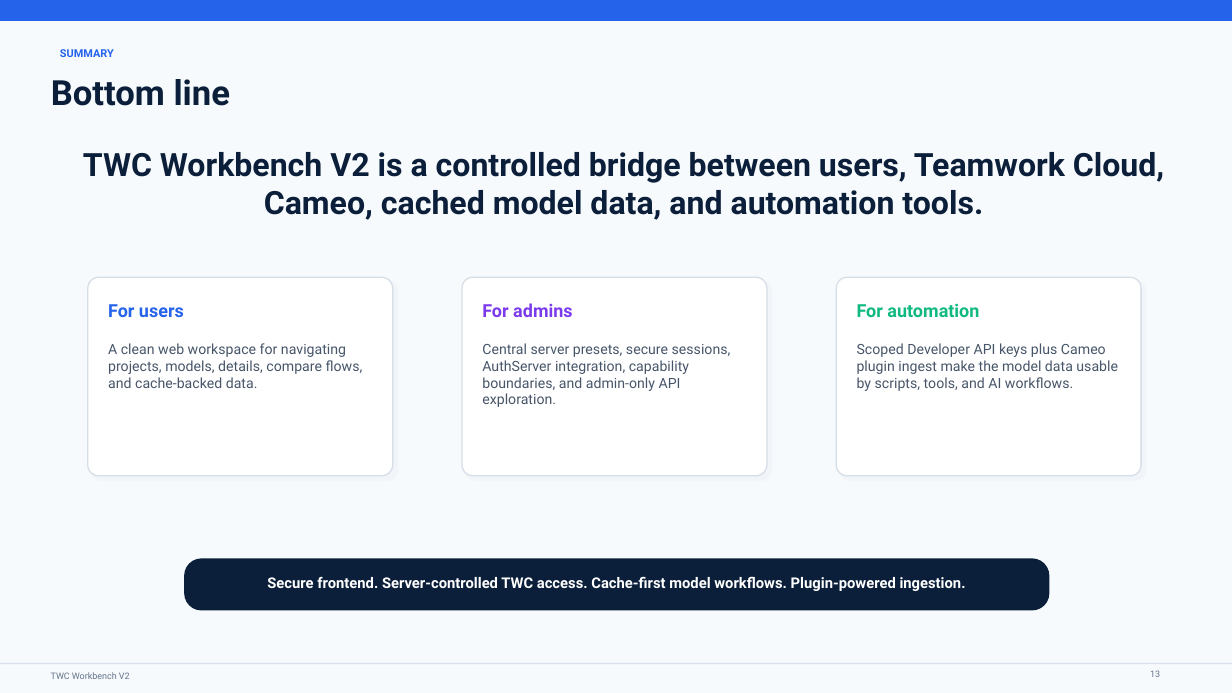
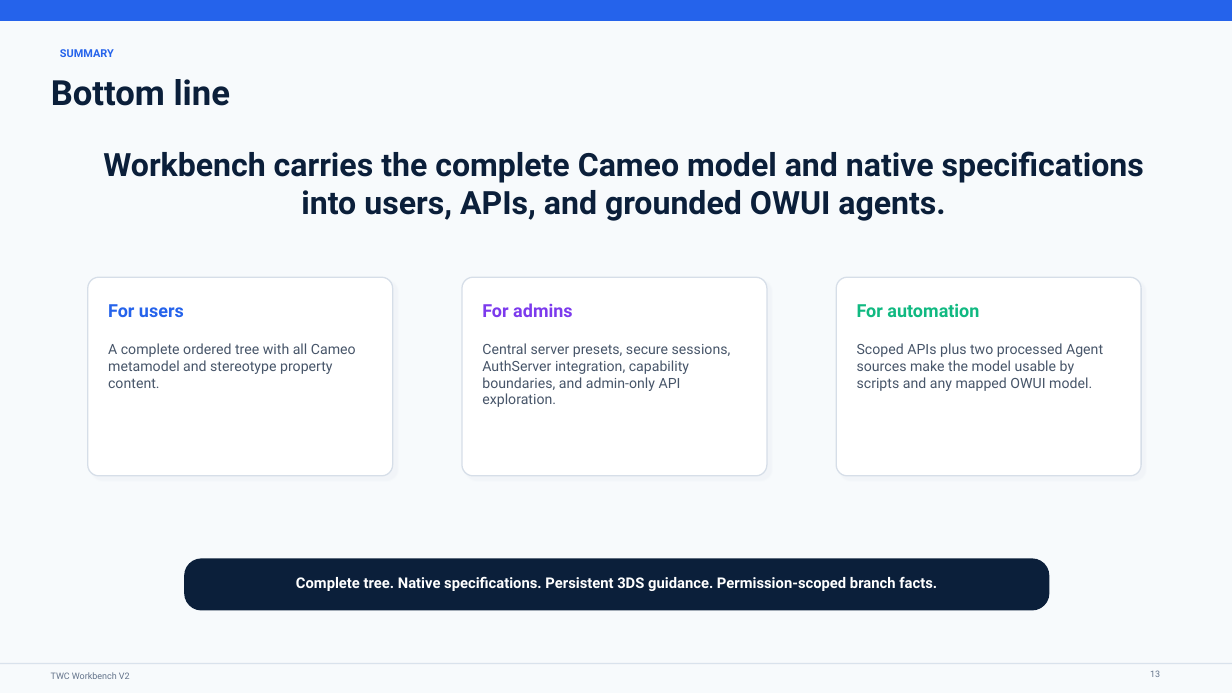
Before and after one commit to lordbeef2-sketch/2024x_WorkbenchV2, a slide deck: slide 13 of Presentation/TWC_WorkbenchV2_How_It_Works.pptx. Drawn at 1232x693 pixels with LibreOffice and Linux fonts; fonts in the diff are those of the drawing. Boxes give left, top, right and bottom in pixels: in the first picture for what was removed or moved away, otherwise in the second. Text is boxed around its words. In the diff, an @@ line names an element or a change of style, - is before the commit and + after.

Commit message:
Add native Cameo specs and grounded Workbench agent

```diff
--- a/Presentation/TWC_WorkbenchV2_How_It_Works.pptx
+++ b/Presentation/TWC_WorkbenchV2_How_It_Works.pptx
@@ text at box(103, 151, 1144, 221): text changed @@
-TWC Workbench V2 is a controlled bridge between users, Teamwork Cloud, Cameo, cached model data, and automation tools.
+Workbench carries the complete Cameo model and native specifications into users, APIs, and grounded OWUI agents.
@@ text at box(108, 343, 356, 388): text changed @@
-A clean web workspace for navigating projects, models, details, compare flows, and cache-backed data.
+A complete ordered tree with all Cameo metamodel and stereotype property content.
@@ text at box(857, 343, 1103, 391): text changed @@
-Scoped Developer API keys plus Cameo plugin ingest make the model data usable by scripts, tools, and AI workflows.
+Scoped APIs plus two processed Agent sources make the model usable by scripts and any mapped OWUI model.
@@ text at box(296, 576, 937, 591): text changed @@
-Secure frontend. Server-controlled TWC access. Cache-first model workflows. Plugin-powered ingestion.
+Complete tree. Native specifications. Persistent 3DS guidance. Permission-scoped branch facts.
```
Also in this commit, not shown: 6 other slides changed, 18 other files.
